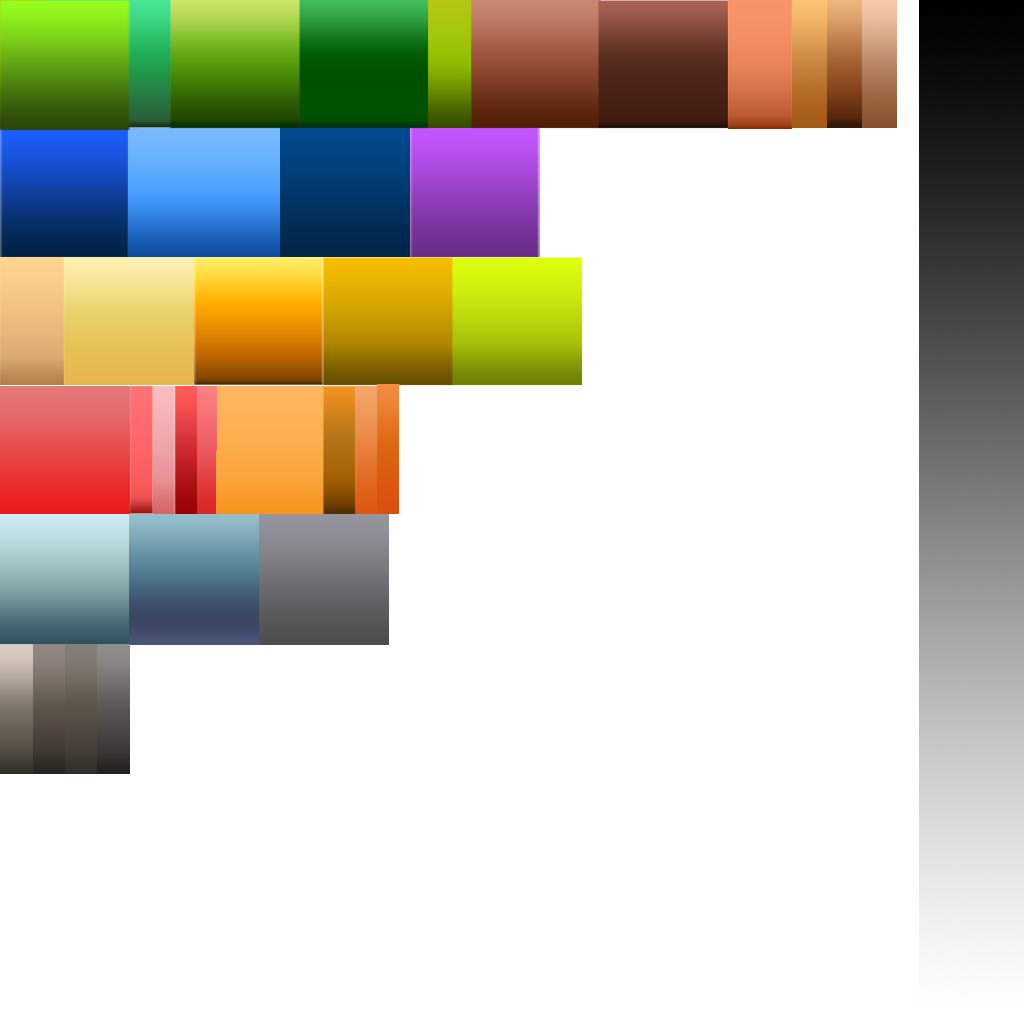
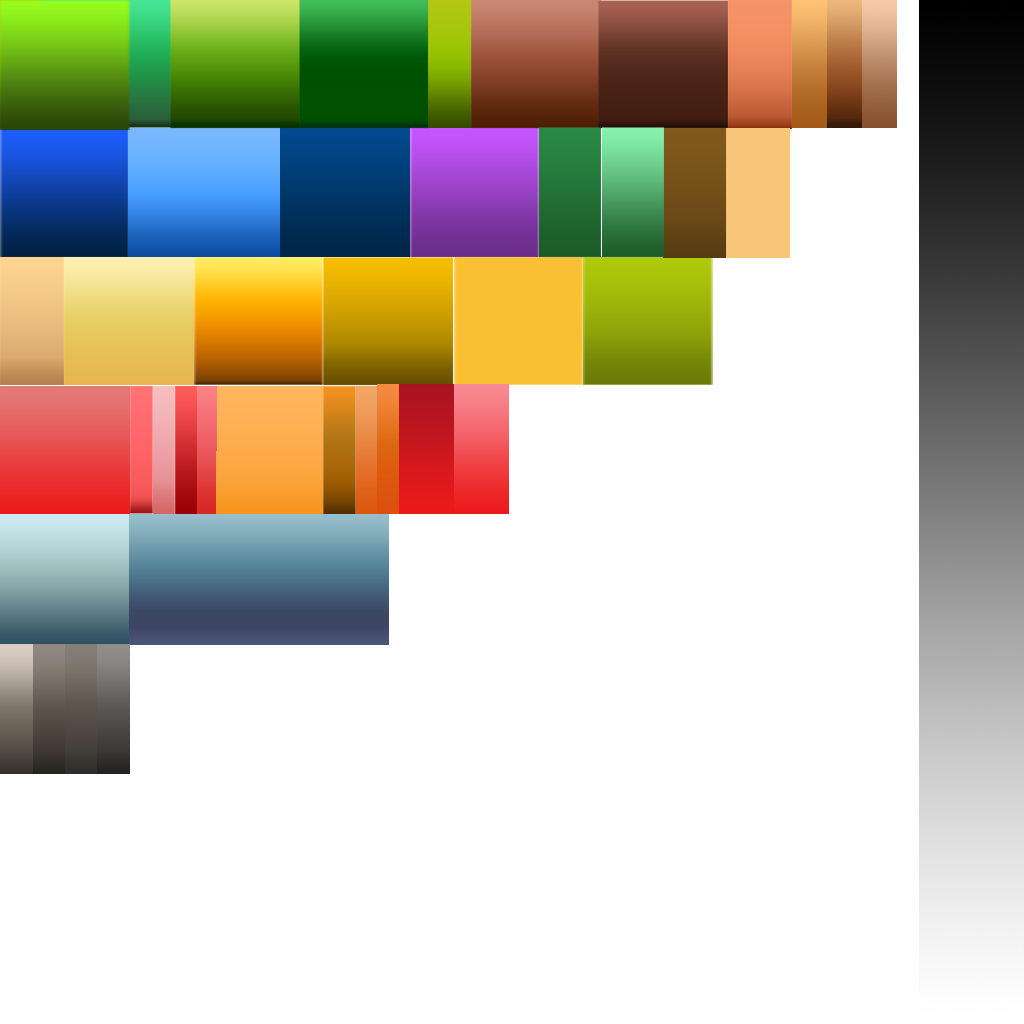
Before/after of a 1024×1024 layered artwork. What changed in the layer stack:
renamed "Yellow copy" to "Green copy 2", moved it above "Green copy", painted on it over [452, 127, 664, 386]
added layer "Green copy" above "Green" over [539, 127, 601, 258]
painted on "Gradient Fill 1 copy 10" (1st of 2) over [259, 514, 389, 645]
added layer "OUTSIDE COLOR copiar copy 2" above "OUTSIDE COLOR copiar copy" over [726, 128, 790, 258]
added layer "OUTSIDE COLOR copiar copy" above "OUTSIDE COLOR copiar" over [663, 128, 727, 258]
added layer "Gradient Fill 1 copy 14" above "Gradient Fill 1 copy 13" over [454, 384, 509, 514]
added layer "Gradient Fill 1 copy 13" above "Gradient Fill 1 copy 12" over [399, 384, 454, 514]
added layer "Yellow copy 2" above "Yellow copy" over [583, 257, 713, 385]
added layer "Yellow copy" above "Yellow" over [454, 257, 584, 385]
